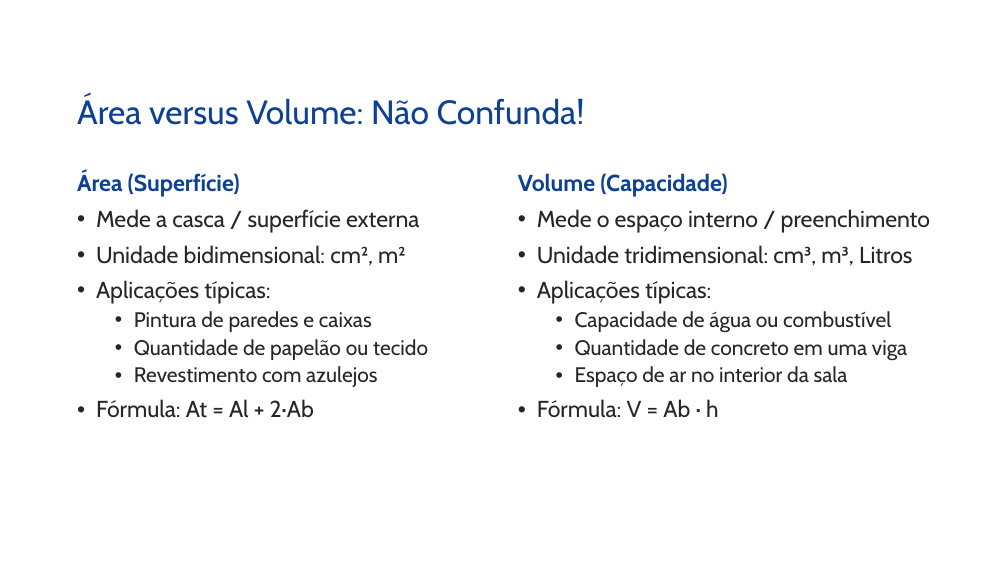
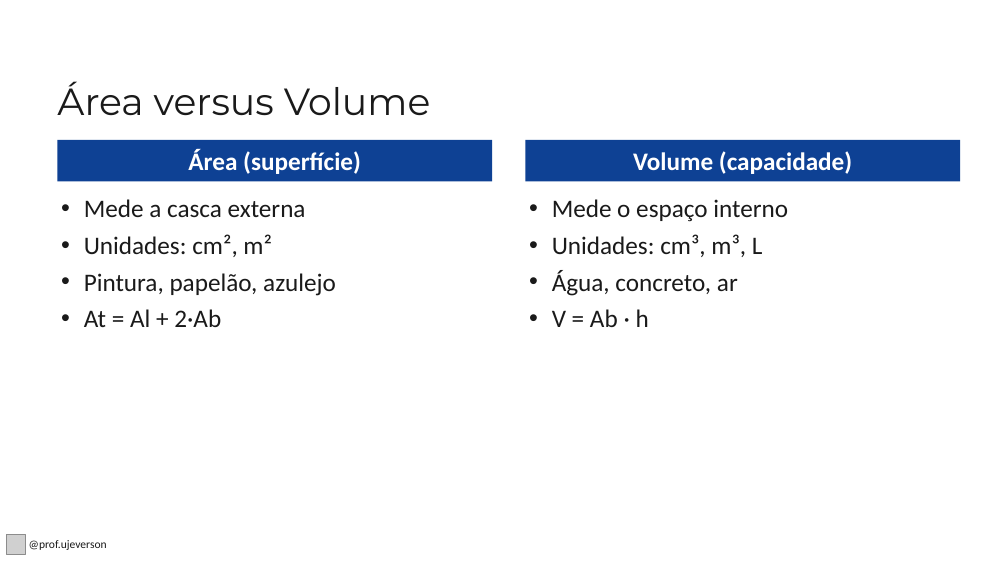
Before and after one commit to Ujeverson/uaippt, a slide deck: slide 29 of Prismas_Area_e_Volume_9Ano.pptx. Drawn at 1008x567 pixels with LibreOffice and Linux fonts; fonts in the diff are those of the drawing; grey boxes stand for pictures; background and template pictures are left out. Boxes give left, top, right and bottom in pixels: in the first picture for what was removed or moved away, otherwise in the second. Text is boxed around its words. In the diff, an @@ line names an element or a change of style, - is before the commit and + after.

```diff
--- a/Prismas_Area_e_Volume_9Ano.pptx
+++ b/Prismas_Area_e_Volume_9Ano.pptx
@@ title at bbox=[57, 81, 431, 115]: text changed; size 32 to 36 pt; font Cabin to Montserrat; text colour #0E4194 to #1A1A1A @@
-Área versus Volume: Não Confunda!
+Área versus Volume
@@ rectangle "Área (superfície)": place and size @@
-rectangle "Área (superfície)" at bbox=[77, 171, 240, 197]
+rectangle "Área (superfície)" at bbox=[57, 140, 492, 181]
@@ rectangle "Área (superfície)" at bbox=[57, 140, 492, 181]: vertical alignment bottom to middle; fill none to #0E4194 @@
@@ rectangle "Volume (capacidade)" at bbox=[526, 140, 960, 181]: vertical alignment bottom to middle; fill none to #0E4194 @@
@@ rectangle "Volume (capacidade)": place and size @@
-rectangle "Volume (capacidade)" at bbox=[518, 173, 727, 197]
+rectangle "Volume (capacidade)" at bbox=[526, 140, 960, 181]
@@ text in rectangle at bbox=[188, 150, 361, 174]: text changed; size 22 to 24 pt; font Cabin to Calibri; text colour #0E4194 to #FFFFFF @@
-Área (Superfície)
+Área (superfície)
@@ text in rectangle at bbox=[633, 151, 852, 174]: text changed; size 22 to 24 pt; font Cabin to Calibri; text colour #0E4194 to #FFFFFF @@
-Volume (Capacidade)
+Volume (capacidade)
@@ text at bbox=[84, 199, 336, 327]: text changed; size 22 to 24 pt; font Cabin to Calibri; text colour #262626 to #1A1A1A @@
-• Mede a casca / superfície externa
-• Unidade bidimensional: cm², m²
-• Aplicações típicas:
-  • Pintura de paredes e caixas
-  • Quantidade de papelão ou tecido
-  • Revestimento com azulejos
-• Fórmula: At = Al + 2·Ab
+• Mede a casca externa
+• Unidades: cm², m²
+• Pintura, papelão, azulejo
+• At = Al + 2·Ab
@@ text at bbox=[552, 199, 788, 327]: text changed; size 22 to 24 pt; font Cabin to Calibri; text colour #262626 to #1A1A1A @@
-• Mede o espaço interno / preenchimento
-• Unidade tridimensional: cm³, m³, Litros
-• Aplicações típicas:
-  • Capacidade de água ou combustível
-  • Quantidade de concreto em uma viga
-  • Espaço de ar no interior da sala
-• Fórmula: V = Ab · h
+• Mede o espaço interno
+• Unidades: cm³, m³, L
+• Água, concreto, ar
+• V = Ab · h
@@ picture added at bbox=[6, 535, 26, 554] @@
@@ text added at bbox=[29, 540, 107, 550], 11 pt, text #1A1A1A @@
+@prof.ujeverson
```
Also in this commit, not shown: 30 other slides changed, 2 slides added, 2 slides removed, 10 other files.
